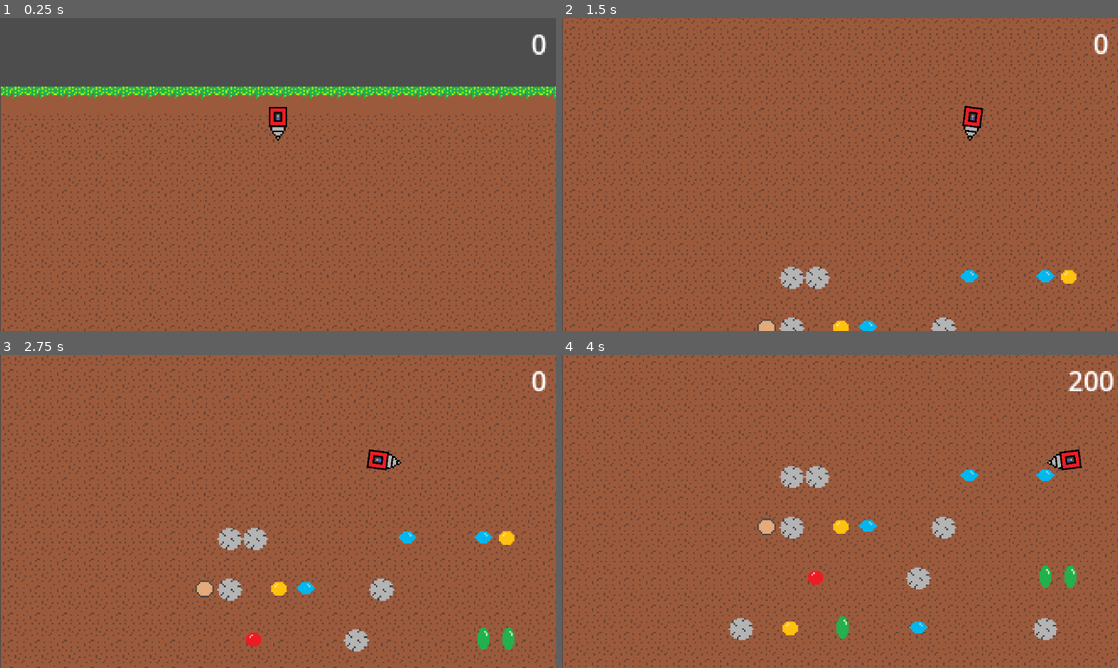
Above: before the commit, frames 1-4 (two rows, left to right).
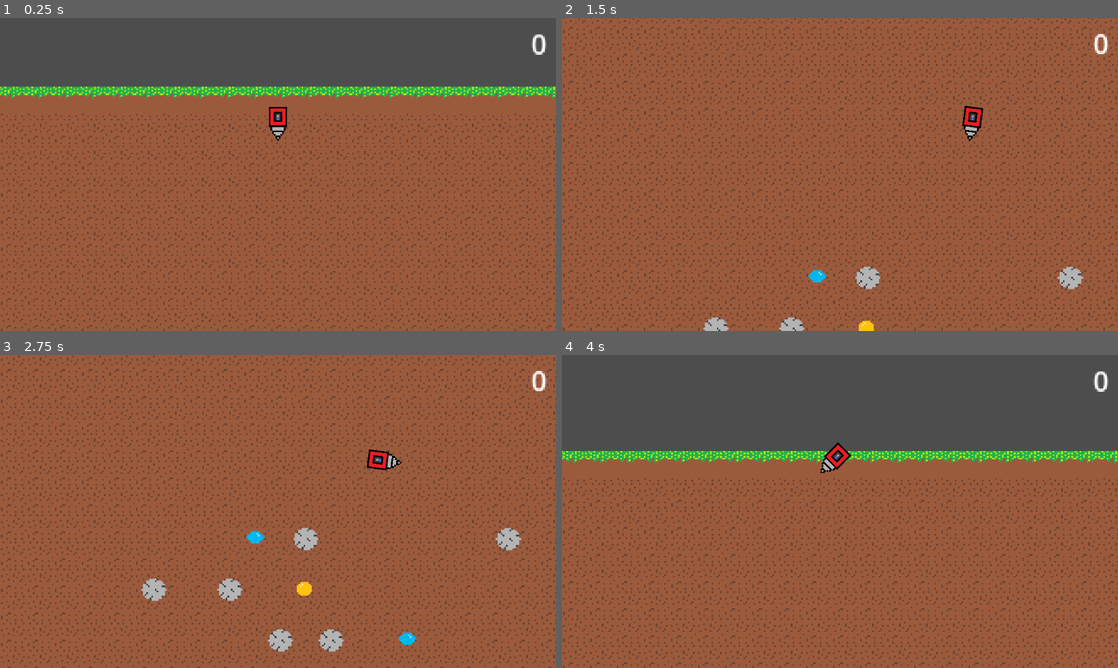
Above: after the commit, the same moments.

Repository: Anonymoose3210/project-core
Game: Godot game, scene res://Scenes/main.tscn
The game is run twice, just before and just after one commit, with the same random seed, the same clock (stepped at 60 frames per second) and the same inputs.
Inputs:
- Up to frame 1 (0.25 s): no input
- Up to frame 2 (1.5 s): hold Right (ui_right) 0.53-1.28 s; hold Left (ui_left) from 1.28 s (still down)
- Up to frame 3 (2.75 s): release Left (ui_left) at 2.03 s; hold Right (ui_right) from 2.03 s (still down)
- Up to frame 4 (4 s): release Right (ui_right) at 3.53 s; hold Left (ui_left) from 3.53 s (still down)

The runs differ from the first frame. In frame 1, 15% of the frame differs, in the area x 0-100%, y 21-100%; in frame 2, 20%; in frame 3, 22%; in frame 4, 49%, in the area x 0-100%, y 0-100%.

Commit message:
Added difficulty scaling
The number of stones and resources now scales with player's current y position.
Added a way to limit the amount of scaling.

Diff:
--- a/Scenes/main.tscn
+++ b/Scenes/main.tscn
@@ -27,6 +27,7 @@
 [node name="Node" type="Node" unique_id=1506860461]
 
 [node name="Grass" type="TextureRect" parent="." unique_id=1910378441]
+offset_left = -1.0
 offset_top = 73.0
 offset_right = 331.0
 offset_bottom = 89.0
@@ -34,6 +35,7 @@
 stretch_mode = 1
 
 [node name="Ground" type="TextureRect" parent="." unique_id=156050101]
+offset_left = -1.0
 offset_top = 89.0
 offset_right = 331.0
 offset_bottom = 261.0
--- a/Scripts/gameController.gd
+++ b/Scripts/gameController.gd
@@ -8,7 +8,6 @@
 	EventController.emit_signal("item_collected", total_points)
 
 func game_ended():
-	pass
 	if total_points > high_score:
 		high_score = total_points
 	total_points = 0
--- a/Scripts/stone_generator.gd
+++ b/Scripts/stone_generator.gd
@@ -10,8 +10,13 @@
 const DIAMOND_ODDS = EMERALD_ODDS + 0.2
 const GOLD_ODDS = DIAMOND_ODDS + 0.2
 
-const STONES_PER_LAYER = 2
-const RESOURCES_PER_LAYER = 3
+const DISTANCE_PER_SCALE = 1000
+const STARTING_STONE_COUNT = 2
+const STARTING_RESOURCE_COUNT = 1
+const MAX_STONES = 5
+const MAX_RESOURCES = 6
+var stonesPerLayer = 2
+var resourcesPerLayer = 3
 
 var rock = preload("res://Scenes/rock.tscn")
 var iron = preload("res://Scenes/resources/iron_node.tscn")
@@ -27,14 +32,23 @@
 
 # Called every frame. 'delta' is the elapsed time since the previous frame.
 func _process(_delta: float) -> void:
+
+	# Scales resource amount based on distance travelled
+	if stonesPerLayer < MAX_STONES:
+		stonesPerLayer = player.position.y / DISTANCE_PER_SCALE + STARTING_STONE_COUNT
+	if resourcesPerLayer < MAX_RESOURCES:
+		resourcesPerLayer = player.position.y / DISTANCE_PER_SCALE + STARTING_RESOURCE_COUNT
+
+	# Generates stones and resources.
 	if y_pos - player.position.y < 400:
-		for n in range(RESOURCES_PER_LAYER):
-			x_pos = randi_range(1, 20) * 15
+		for n in range(resourcesPerLayer):
+			x_pos = randi_range(1, 21) * 15
 			generate_resource(x_pos, y_pos)
-		for n in range(STONES_PER_LAYER):
-			x_pos = randi_range(1, 20) * 15
+		for n in range(stonesPerLayer):
+			x_pos = randi_range(1, 21) * 15
 			generate_rock(x_pos, y_pos)
 		y_pos += 30
+
 
 func generate_rock(x_position: int, y_position: int):
 	var rock_instance = rock.instantiate()
